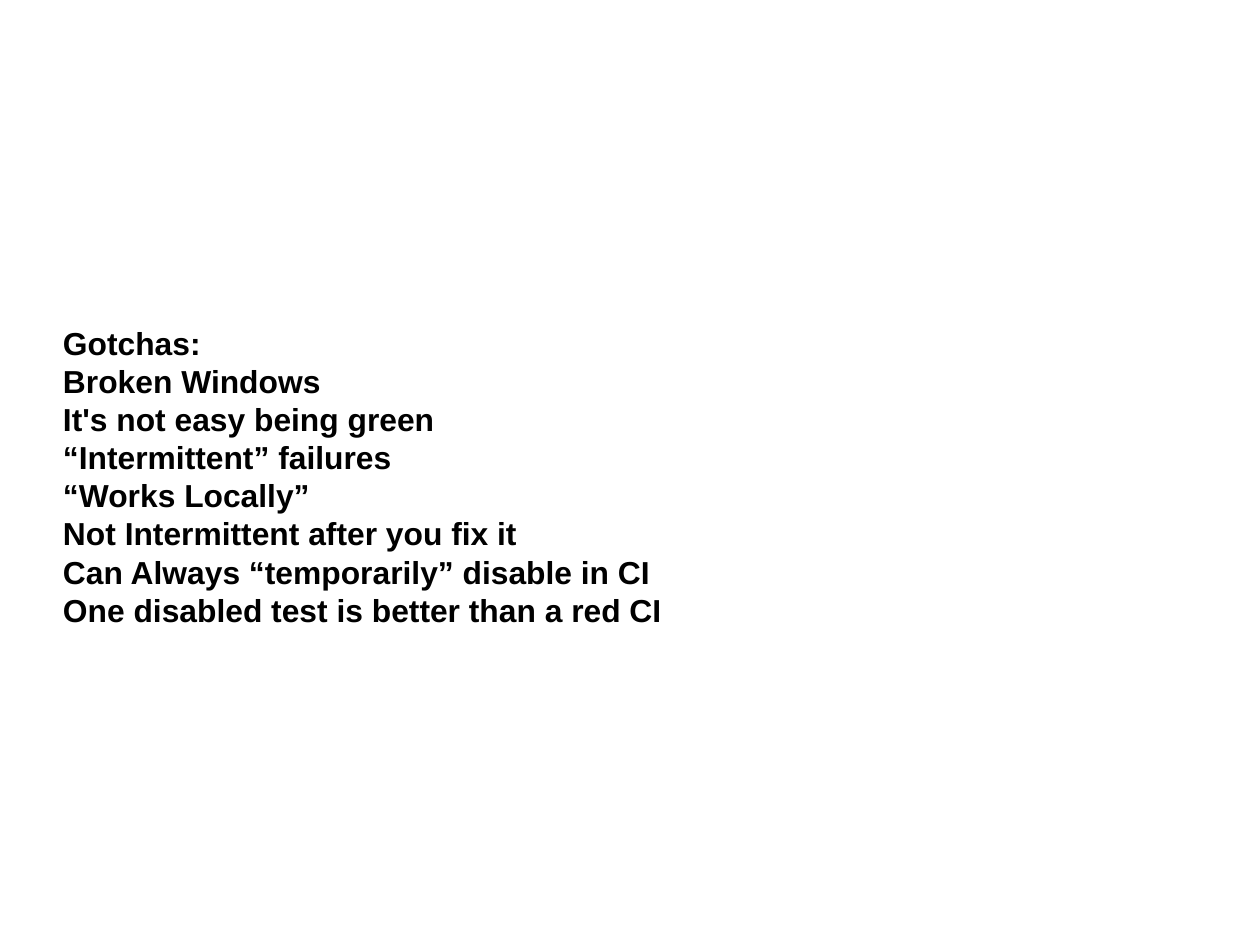
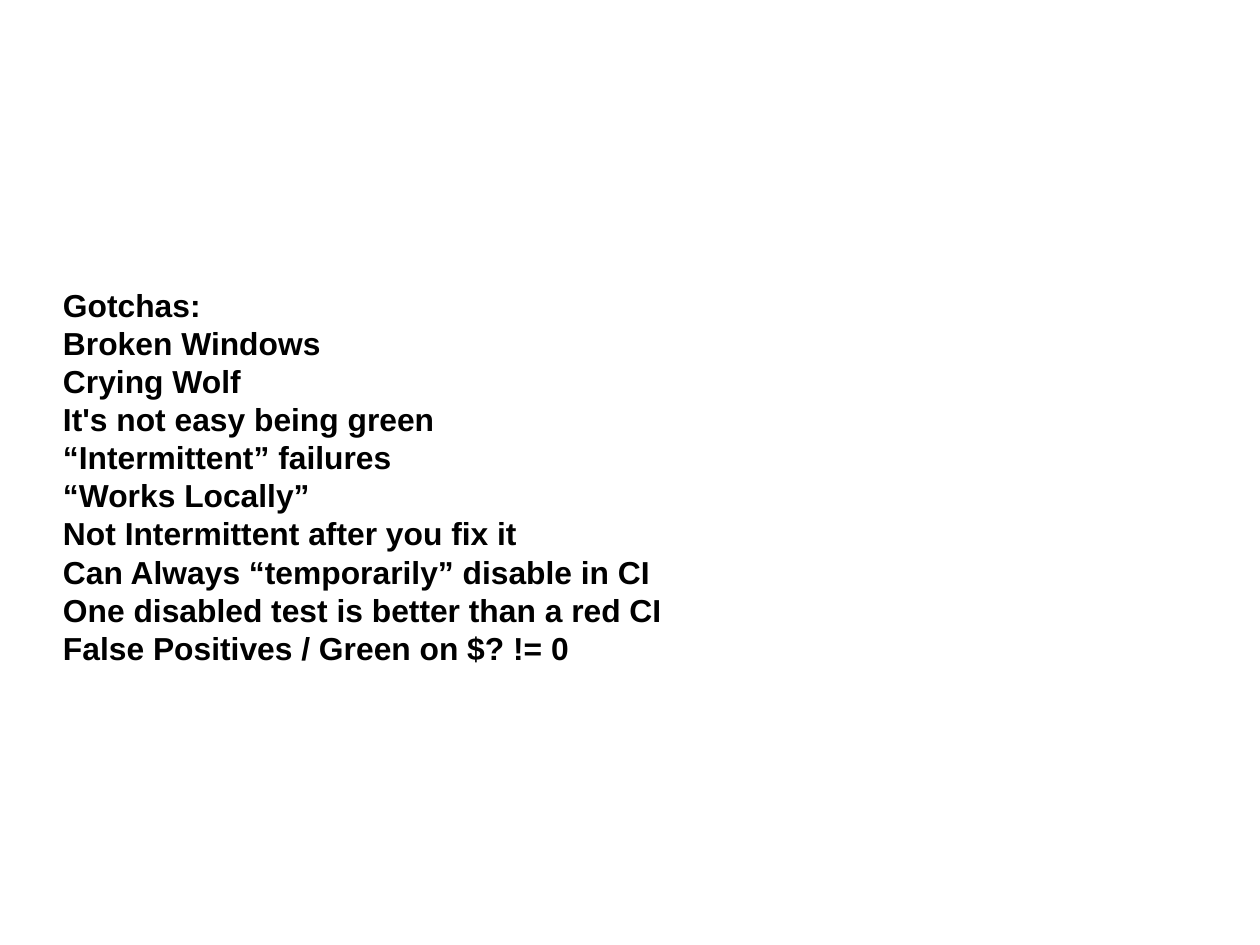
Before and after one commit to thewoolleyman/ci_for_the_rails_guy_or_gal, a slide deck: slide 72 of presentation/ci_for_the_web_2.0_guy_or_gal.odp (slide 70 before the commit). Drawn at 1260x945 pixels with LibreOffice and Linux fonts; fonts in the diff are those of the drawing. Boxes give left, top, right and bottom in pixels: in the first picture for what was removed or moved away, otherwise in the second. Text is boxed around its words. In the diff, an @@ line names an element or a change of style, - is before the commit and + after.

Commit message:
gotcha

```diff
--- a/presentation/ci_for_the_web_2.0_guy_or_gal.odp
+++ b/presentation/ci_for_the_web_2.0_guy_or_gal.odp
@@ title at (x1=63, y1=294, x2=661, y2=661): text changed @@
-Gotchas:
-Broken Windows
-It's not easy being green
-“Intermittent” failures
-“Works Locally”
-Not Intermittent after you fix it
-Can Always “temporarily” disable in CI
-One disabled test is better than a red CI
+Gotchas:
+Broken Windows
+Crying Wolf
+It's not easy being green
+“Intermittent” failures
+“Works Locally”
+Not Intermittent after you fix it
+Can Always “temporarily” disable in CI
+One disabled test is better than a red CI
+False Positives / Green on $? != 0
```
Also in this commit, not shown: 4 other slides changed, 2 slides added.
